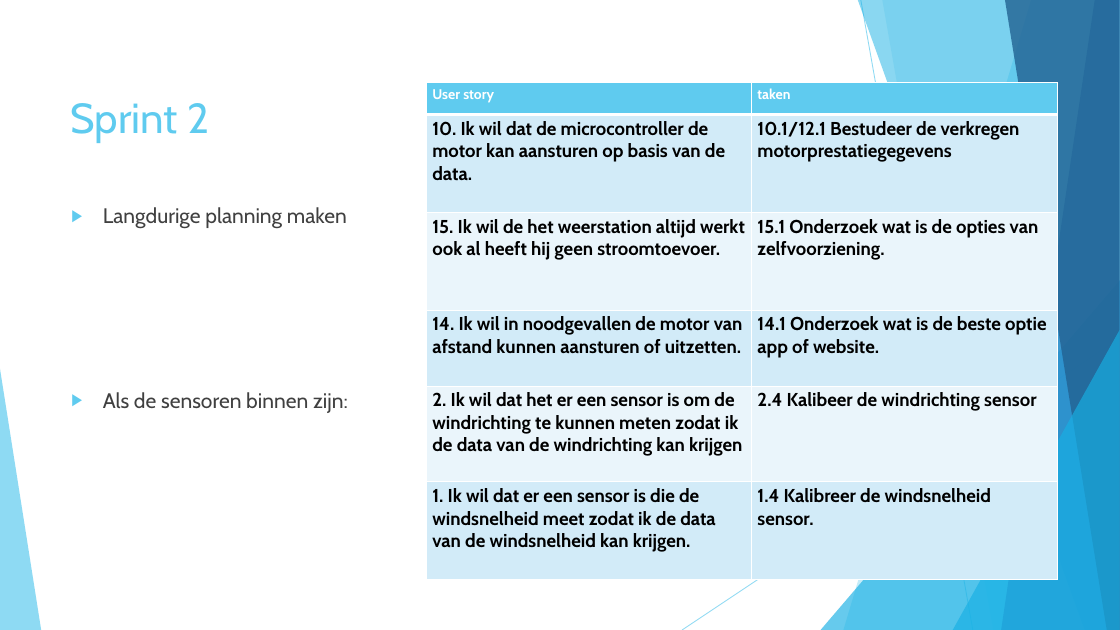
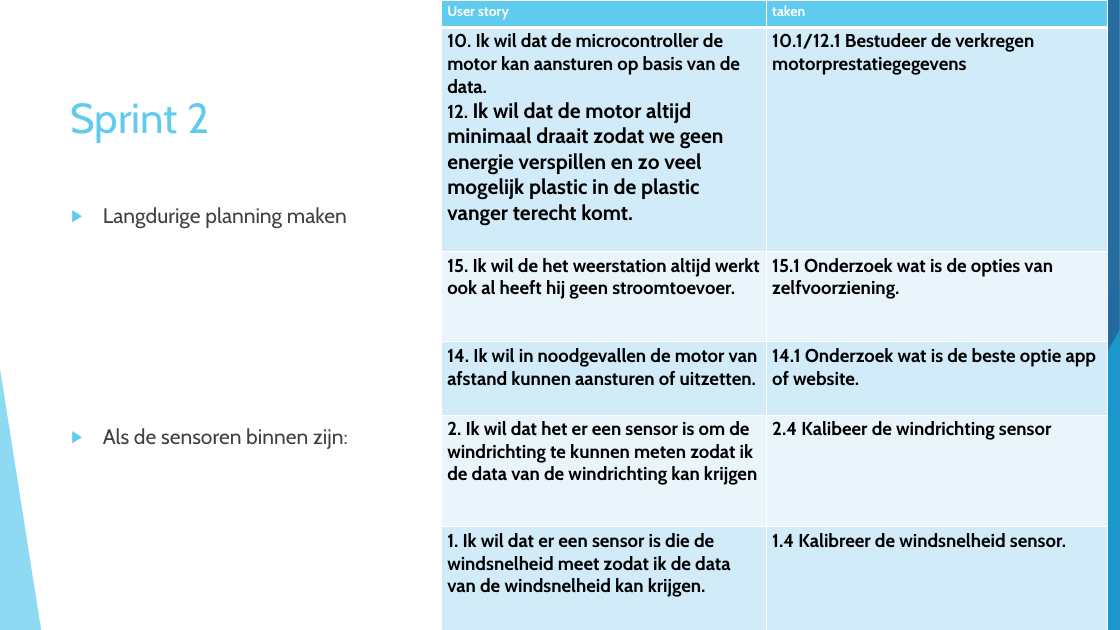
Before and after one commit to merelvdleeden/plastic_vanger, a slide deck: slide 7 of documentatie/scrum presentaties/sprint 1.pptx. Drawn at 1120x630 pixels with LibreOffice and Linux fonts; fonts in the diff are those of the drawing. Boxes give left, top, right and bottom in pixels: in the first picture for what was removed or moved away, otherwise in the second. Text is boxed around its words. In the diff, an @@ line names an element or a change of style, - is before the commit and + after.

```diff
--- a/documentatie/scrum presentaties/sprint 1.pptx
+++ b/documentatie/scrum presentaties/sprint 1.pptx
@@ table at (x1=442, y1=0, x2=1108, y2=630) @@
-row 2, column 1: 10. Ik wil dat de microcontroller de motor kan aansturen op basis van de data.
+row 2, column 1: 10. Ik wil dat de microcontroller de motor kan aansturen op basis van de data. / 12. Ik wil dat de motor altijd minimaal draait zodat we geen energie verspillen en zo veel mogelijk plastic in de plastic vanger terecht komt.
@@ table resized from (x1=427, y1=82, x2=1057, y2=602) to (x1=442, y1=0, x2=1108, y2=630) @@
@@ text "Langdurige planning maken" rewrapped from (x1=103, y1=207, x2=348, y2=413) to (x1=103, y1=207, x2=348, y2=449) @@
```
Also in this commit, not shown: 2 other slides changed, 2 other files.
